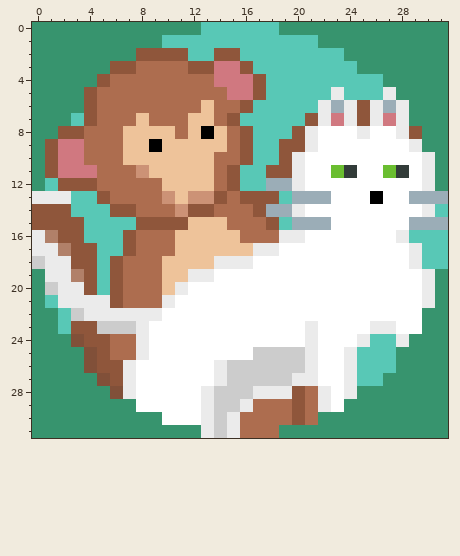
Pixel-art sprite -- assets/img/meowkey_logo.png. Above, as it was before the edit.
The file is 32x32 pixels.
Once edited:
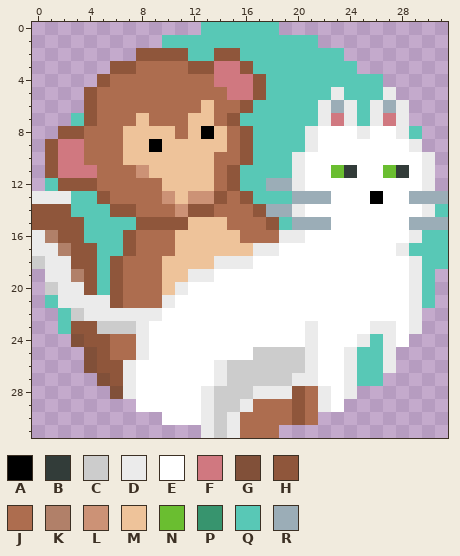
Palette (. is transparent): A #000000  B #323c39  C #cccccc  D #ebebeb  E #ffffff  F #d07880  G #815039  H #8f563b  J #ad6d4f  K #b18069  L #cc9276  M #eec39a  N #6abe30  P #37946e  Q #58c8b6  R #9badb7
Difference:
Colour D replaces colour E in row 17 at x 28; in rows 19 to 23 at x 29.
Colour D replaces colour Q in row 16 at x 29; in rows 24 to 26 at x 27.
Colour E replaces colour D in row 16 at x 28; in row 24 at x 28.
Colour Q replaces colour D in row 17 at x 29; in rows 19 to 21 at x 30.
Colour Q replaces colour H in row 6 at x 25; in row 7 at x 21 and 25; in row 8 at x 20 and 29; in row 9 at x 19 to 20; in row 10 at x 19; in row 11 at x 18 to 19.
Colour Q replaces colour H in row 13 at x 17 to 18.
Colour P is gone in row 0 at x 0 to 12 and 19 to 31; in row 1 at x 0 to 9 and 22 to 31; in row 2 at x 0 to 7 and 24 to 31; in row 3 at x 0 to 5 and 25 to 31; in row 4 at x 0 to 4 and 27 to 31; in row 5 at x 0 to 3 and 28 to 31.
Colour P is gone in row 6 at x 0 to 3 and 29 to 31; in row 7 at x 0 to 2 and 29 to 31; in row 8 at x 0 to 1 and 30 to 31; in row 9 at x 0 and 30 to 31; in rows 10 to 12 at x 0 and 31; in rows 19 to 21 at x 0 and 31.
Colour P is gone in rows 22 to 23 at x 0 to 1 and 30 to 31; in row 24 at x 0 to 2 and 29 to 31; in rows 25 to 26 at x 0 to 3 and 28 to 31; in row 27 at x 0 to 4 and 27 to 31; in row 28 at x 0 to 5 and 25 to 31; in row 29 at x 0 to 7 and 24 to 31.
Colour P is gone in row 30 at x 0 to 9 and 22 to 31; in row 31 at x 0 to 12 and 19 to 31.
